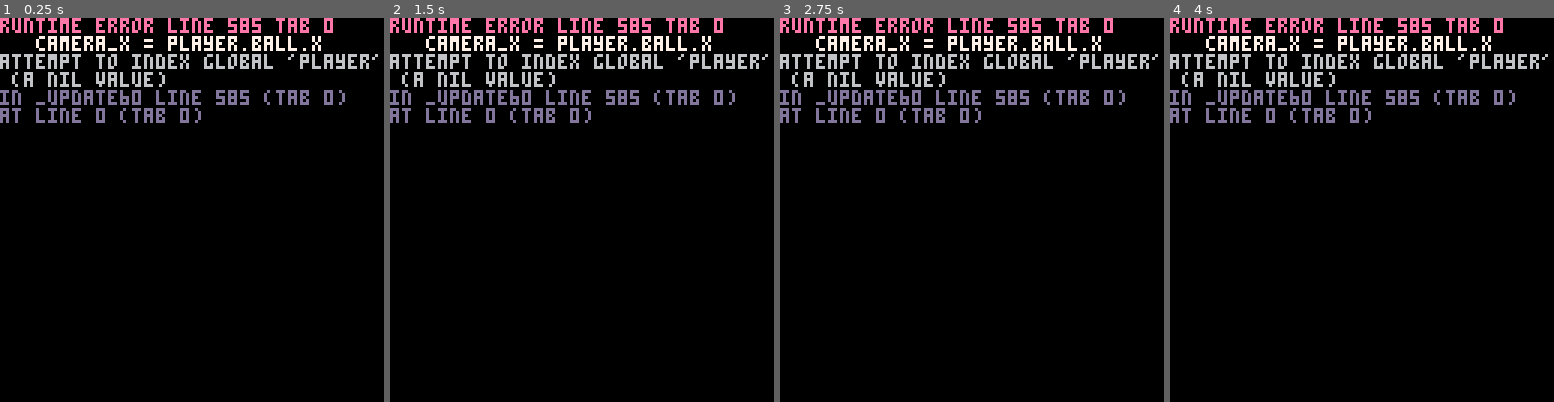
Above: before the commit, frames 1-4 (left to right).
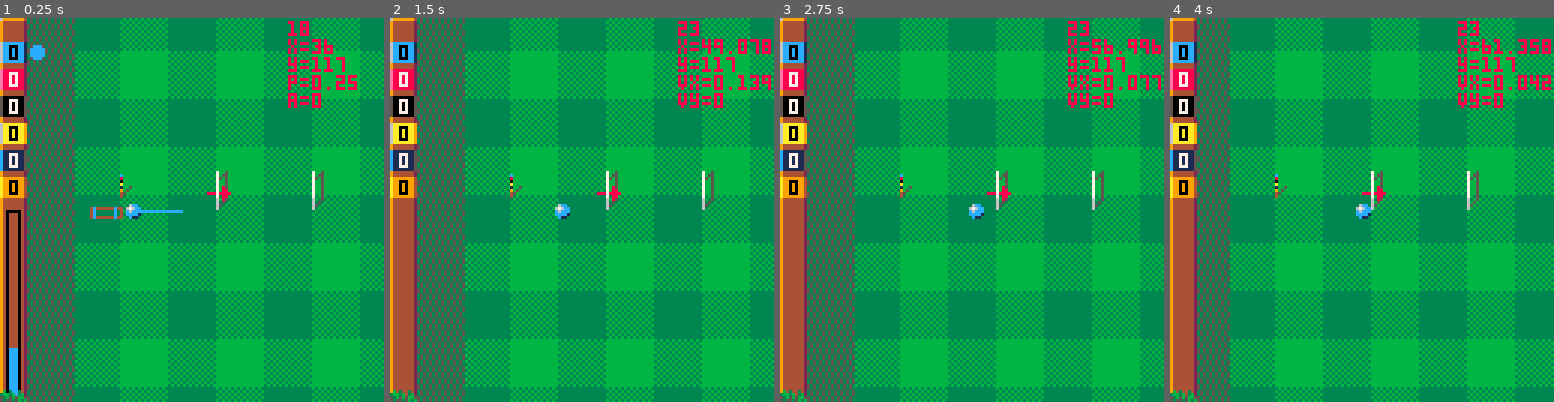
Above: after the commit, the same moments.

Repository: Joeltronics/croqu-8
Game: PICO-8 cartridge croquet.p8
Two runs of this game, one before a commit and one after it. Both use one fixed random seed, a clock stepped at 60 frames per second and the inputs below.
Inputs:
- Up to frame 1 (0.25 s): no input
- Up to frame 2 (1.5 s): tap O (Z key) at 0.33, 0.7, 1.43 s; tap X (X key) at 1.07 s
- Up to frame 3 (2.75 s): hold Left 1.97-2.37 s; tap X (X key) at 2.07, 2.4, 2.73 s; tap O (Z key) at 2.22 s; hold Down from 2.42 s (still down)
- Up to frame 4 (4 s): release Down at 2.82 s; hold Right 2.87-3.53 s; tap X (X key) at 3.07, 3.4, 3.73 s; tap O (Z key) at 3.1, 3.98 s; hold Up from 3.58 s (still down)

The runs differ from the first frame. In frame 1, 99% of the frame differs, in the area x 0-100%, y 0-100%; in frame 2, 100%; in frame 3, 100%; in frame 4, 100%.
Error before the commit: runtime error line 585 tab 0; camera_x = player.ball.x; attempt to index global 'player' (a nil value)

Commit message:
Bonus shots logic

Diff:
--- a/croquet.p8
+++ b/croquet.p8
@@ -106,7 +106,7 @@
 players = {}
 balls = {}
 
-player_idx = 0
+player_idx = nil
 
 camera_x = 64
 camera_y = CY
@@ -207,7 +207,7 @@
 function ball_collisions()
 	-- Partially based on pico pool by nusan (CC4-BY-NC-SA)
 
-	local any_collisions = false
+	local any_collisions, current_player = false, players[player_idx]
 
 	for idx1 = 1, #balls do
 		local b1 = balls[idx1]
@@ -236,6 +236,8 @@
 
 					add(b1.collisions, {b2.x, b2.y})
 					add(b2.collisions, {b1.x, b1.y})
+
+					if (b1 == current_player.ball or b2 == current_player.ball) current_player_ball_collision()
 
 					-- If no balls are moving, then we can skip this entirely
 					if moving_cooldown > 0 then
@@ -385,11 +387,23 @@
 
 function next_player()
 
+	if player_idx then
+		player = players[player_idx]
+		assert(player.shots == 0, 'player.shots='..player.shots)
+		assert(player.bonus_shots == 0 or not player.bonus_shots, 'player.bonus_shots='..(player.bonus_shots or 'nil'))
+	else
+		player_idx = 0
+	end
+
 	reset_off_screen_balls()
 
 	player_idx %= #PALETTES
 	player_idx += 1
-	local player = players[player_idx]
+	player = players[player_idx]
+
+	assert(player.shots == 0, 'player.shots='..player.shots)
+	assert(not player.bonus_shots, 'player.bonus_shots='..(player.bonus_shots or 'nil'))
+	player.shots = 1
 
 	shot_angle = 0
 	shot_power = 0.25
@@ -399,6 +413,11 @@
 
 	camera_x = player.ball.x
 	camera_y = player.ball.y
+end
+
+function current_player_ball_collision()
+	local p = players[player_idx]
+	p.bonus_shots = p.bonus_shots or 2
 end
 
 function score_wicket(player)
@@ -408,6 +427,8 @@
 	else
 		play_sound_score_wicket()
 		player.last_wicket_idx += 1
+		if (player == players[player_idx]) player.shots += 1
+		player.bonus_shots = nil
 	end
 end
 
@@ -442,10 +463,12 @@
 			color_light=palette[14],
 			color_dark=palette[2],
 			last_wicket_idx=1,
+			shots=0,
+			-- bonus_shots=nil,
 		})
 	end
 
-	player_idx = 0
+	player_idx = nil
 	next_player()
 
 	cls()
@@ -476,9 +499,38 @@
 	if (through) score_wicket(player)
 end
 
+function launch_ball()
+
+	local player_ball = players[player_idx].ball
+
+	-- Launch ball
+
+	-- TODO: add slight randomness to angle, depending on power
+
+	local dx, dy = cos(shot_angle), sin(shot_angle)
+
+	local v = SHOT_V_MIN + (SHOT_V_MAX - SHOT_V_MIN) * shot_power * shot_power
+
+	player_ball.vx = v * dx
+	player_ball.vy = v * dy
+	moving_cooldown = MOVING_COOLDOWN_FRAMES
+
+	if player.bonus_shots and player.bonus_shots > 0 then
+		player.bonus_shots -= 1
+	else
+		player.shots -= 1
+	end
+
+	shot_angle = 0
+	shot_power = 0.25
+
+	play_sound_launch()
+end
+
 function _update60()
 
-	local player_ball, op, x = players[player_idx].ball, btnp(4), btn(5)
+	local player = players[player_idx]
+	local player_ball, op, x = player.ball, btnp(4), btn(5)
 
 	while stat(30) do
 		local key = stat(31)
@@ -504,21 +556,7 @@
 
 	end
 
-	if op and moving_cooldown <= 0 then
-		-- Launch ball
-
-		-- TODO: add slight randomness to angle, depending on power
-
-		local dx, dy = cos(shot_angle), sin(shot_angle)
-
-		local v = SHOT_V_MIN + (SHOT_V_MAX - SHOT_V_MIN) * shot_power * shot_power
-
-		player_ball.vx = v * dx
-		player_ball.vy = v * dy
-		moving_cooldown = MOVING_COOLDOWN_FRAMES
-
-		play_sound_launch()
-	end
+	if (op and moving_cooldown <= 0) launch_ball()
 
 	if moving_cooldown > 0 then
 		-- Process physics
@@ -576,7 +614,7 @@
 		camera_x = player_ball.x
 		camera_y = player_ball.y
 
-		if (moving_cooldown <= 0) next_player()
+		if (moving_cooldown <= 0 and (player.shots + (player.bonus_shots or 0)) <= 0) next_player()
 
 	else
 		if x then
@@ -673,16 +711,30 @@
 		local y1 = 9*idx-1
 		local y2 = y1 + 6
 
-		rectfill(1, y1, STATUS_BAR_WIDTH-1, y2, p.color_main)
+		rectfill(1, y1, STATUS_BAR_WIDTH-1, y2, main_color)
 		line(0, y1, 0, y2, p.color_light)
 		line(STATUS_BAR_WIDTH, y1, STATUS_BAR_WIDTH, y2, p.color_dark)
 
 		print_centered(players[idx].last_wicket_idx - 1, 5, y1+1, textcol)
 
-		if idx == player_idx then
-			-- TODO: actual current number of balls, along with bonus balls
-			circfill(STATUS_BAR_WIDTH + 4, y1 + 3, 2, main_color)
-			-- circ(STATUS_BAR_WIDTH + 4, y1 + 3, 2, main_color)
+		local x = STATUS_BAR_WIDTH + 4
+
+		for i = 1,p.shots do
+			circfill(x, y1 + 3, 2, main_color)
+			x += 6
+		end
+
+		if p.bonus_shots then
+			for i=1,2 do
+				if (i <= p.bonus_shots) then
+					circfill(x, y1 + 3, 2, main_color)
+					circ(x, y1 + 3, 2, textcol)
+				else
+					-- circ(x, y1 + 3, 2, main_color)
+					circ(x, y1 + 3, 2, textcol)
+				end
+				x += 6
+			end
 		end
 	end
 
